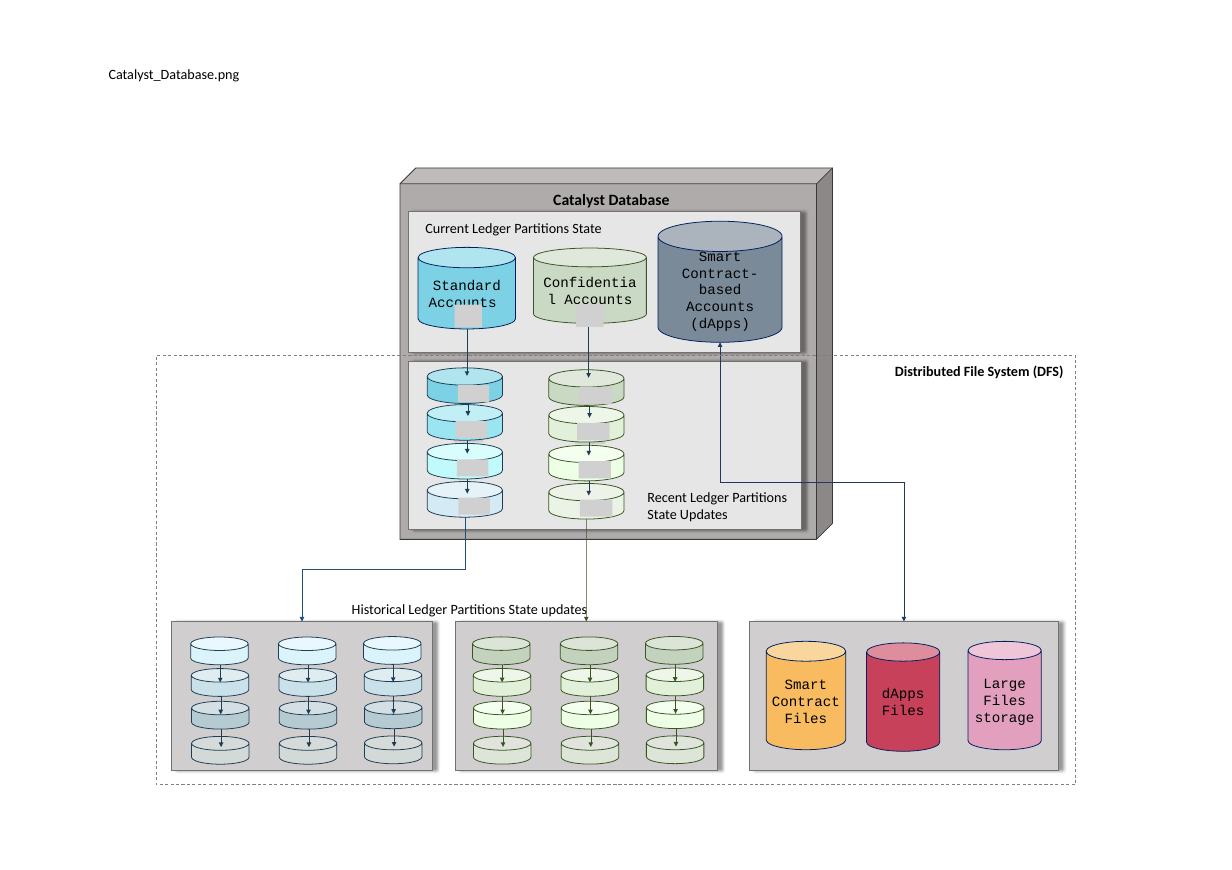
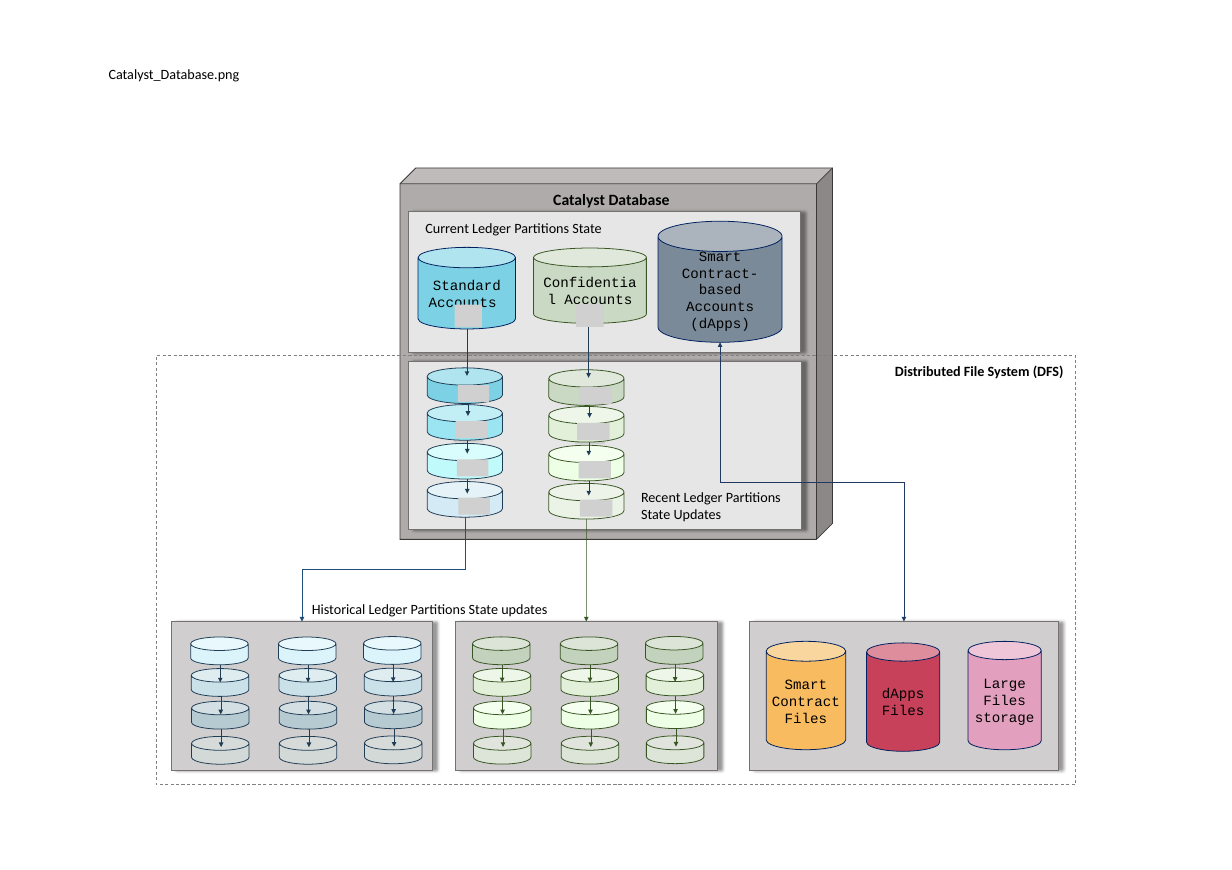
Before and after one commit to RedSkiesIO/consensus-whitepaper, a slide deck: slide 2 of figures/Powerpoint/DesginConsensusAndDatabase.pptx. Drawn at 1232x870 pixels with LibreOffice and Linux fonts; fonts in the diff are those of the drawing; grey boxes stand for pictures. Boxes give left, top, right and bottom in pixels: in the first picture for what was removed or moved away, otherwise in the second. Text is boxed around its words. In the diff, an @@ line names an element or a change of style, - is before the commit and + after.

```diff
--- a/figures/Powerpoint/DesginConsensusAndDatabase.pptx
+++ b/figures/Powerpoint/DesginConsensusAndDatabase.pptx
@@ text "Recent Ledger Partitions State Updates": place and size @@
-text "Recent Ledger Partitions State Updates" at (647,492,787,522)
+text "Recent Ledger Partitions State Updates" at (641,492,781,522)
@@ text "Historical Ledger Partitions State updates": place and size @@
-text "Historical Ledger Partitions State updates" at (352,602,587,618)
+text "Historical Ledger Partitions State updates" at (312,604,547,617)
```
Also in this commit, not shown: 11 other files.
